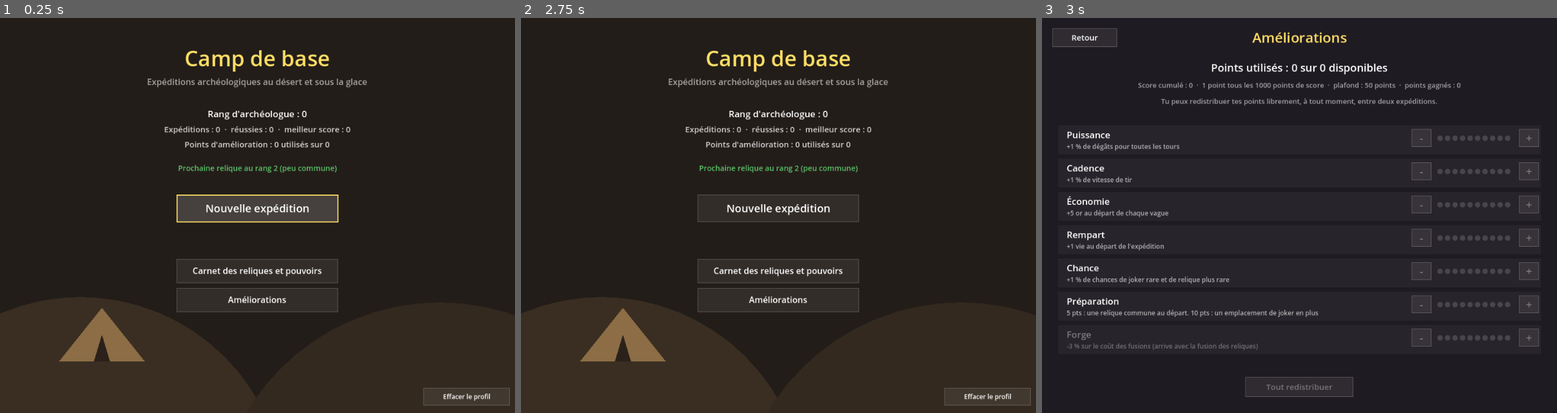
Above: before the commit, frames 1-3 (left to right).
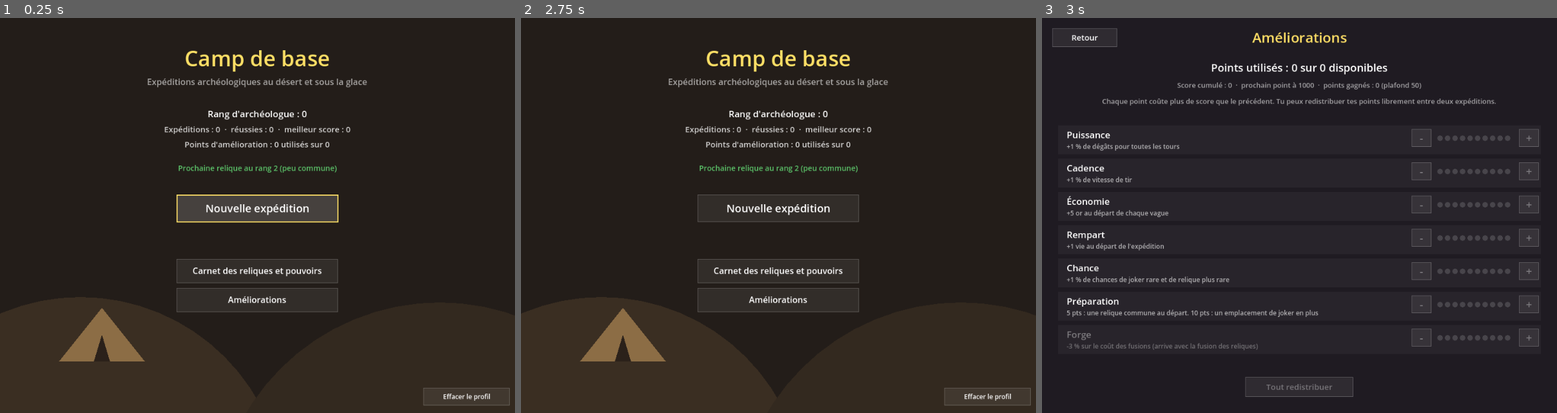
Above: after the commit, the same moments.

Repository: lamierizcoree/tower-defense-archeo
Game: Godot game, scene res://scenes/hub.tscn
Two runs of this game, one before a commit and one after it. Both use one fixed random seed, a clock stepped at 60 frames per second and the inputs below.
Inputs (mouse positions are in pixels of both pictures, inside the frame that each line leads up to):
- Up to frame 1 (0.25 s): no input
- Up to frame 2 (2.75 s): tap Enter at 0.5, 0.6, 2 s; move the mouse to (891, 195) at 0.52 s; click (891, 195) at 0.67 s; tap Space at 0.77, 1.25, 1.52 s; move the mouse to (675, 235) at 1.27 s; tap 1 at 1.35 s; click (675, 235) at 1.42 s; move the mouse to (830, 128) at 2.02 s; tap E at 2.1 s; click (830, 128) at 2.17 s
- Up to frame 3 (3 s): tap Space at 2.75 s; move the mouse to (1273, 294) at 2.77 s; tap F at 2.85 s; click (1273, 294) at 2.92 s

Frames 1-2 are identical in both runs. In frame 3, 0.9% of the frame differs, in the area x 11-89%, y 16-23%.

Commit message:
Rend chaque point d'amélioration plus cher que le précédent
Les 4 premiers points coûtent 1 000 de score, puis +250 par point.
50 points demandent environ 320 000 de score cumulé.

Co-Authored-By: Claude Opus 5.5 <noreply@anthropic.com>
Claude-Session: https://claude.ai/code/session_017Les4UNgp6wHmFov6jEZHg

Diff:
--- a/scripts/data/upgrades.gd
+++ b/scripts/data/upgrades.gd
@@ -1,12 +1,16 @@
 class_name Upgrades
 extends RefCounted
 ## Les améliorations permanentes (méta-progression), comme dans le document de concept.
-## Le score de chaque expédition s'ajoute au score cumulé : 1 point pour 1 000 points de score.
+## Le score de chaque expédition s'ajoute au score cumulé, qui donne des points d'amélioration.
+## Chaque point coûte plus cher que le précédent : les 4 premiers coûtent 1 000 de score chacun
+## (environ une expédition), puis chaque point coûte 250 de plus que le précédent.
 ## On répartit ses points librement entre les catégories, et on peut les redistribuer à tout moment
 ## au camp de base. Au plus 50 points peuvent être utilisés, alors que les catégories en
 ## accepteraient 60 : il faut faire des choix.
 
-const SCORE_PER_POINT := 1000
+const FIRST_POINT_COST := 1000   # prix des premiers points, en score cumulé
+const CHEAP_POINTS := 4          # nombre de points au prix de départ
+const COST_STEP := 250           # supplément pour chaque point suivant
 const CAP := 50
 const MAX_PER_CATEGORY := 10
 
@@ -23,5 +27,29 @@
 }
 
 
+## Score nécessaire pour gagner le n-ième point (n commence à 1).
+static func point_cost(n: int) -> int:
+	return FIRST_POINT_COST + COST_STEP * maxi(0, n - CHEAP_POINTS)
+
+
+## Score cumulé total nécessaire pour avoir n points.
+static func score_for_points(n: int) -> int:
+	var total := 0
+	for k in range(1, n + 1):
+		total += point_cost(k)
+	return total
+
+
+## Nombre de points gagnés avec un score cumulé (on s'arrête au plafond).
+static func points_for_score(score: int) -> int:
+	var n := 0
+	var needed := point_cost(1)
+	while score >= needed and n < CAP:
+		score -= needed
+		n += 1
+		needed = point_cost(n + 1)
+	return n
+
+
 static func get_upgrade(id: String) -> Dictionary:
 	return DATA[id]
--- a/scripts/end_screen.gd
+++ b/scripts/end_screen.gd
@@ -29,6 +29,7 @@
 		"",
 		"Rang d'archéologue : %d" % Profile.rank,
 		"Points d'amélioration gagnés : +%d   (total : %d)" % [Run.points_gained, Profile.points_earned()],
+		"Score cumulé : %d   ·   prochain point à %d" % [Profile.total_score, Profile.next_point_score()] if Profile.next_point_score() > 0 else "Tous les points sont gagnés",
 	]
 	for i in lines.size():
 		draw_string(font, Vector2(0, 280 + i * 34), lines[i], HORIZONTAL_ALIGNMENT_CENTER, Grid.SCREEN.x, 20, Color.WHITE)
--- a/scripts/profile.gd
+++ b/scripts/profile.gd
@@ -113,7 +113,15 @@
 # --- Améliorations -----------------------------------------------------------
 
 func points_earned() -> int:
-	return total_score / Upgrades.SCORE_PER_POINT
+	return Upgrades.points_for_score(total_score)
+
+
+## Score cumulé qu'il faut atteindre pour le prochain point (-1 si le plafond est atteint).
+func next_point_score() -> int:
+	var n := points_earned()
+	if n >= Upgrades.CAP:
+		return -1
+	return Upgrades.score_for_points(n + 1)
 
 
 ## Points qu'on peut répartir : ceux gagnés, dans la limite du plafond.
--- a/scripts/upgrades_screen.gd
+++ b/scripts/upgrades_screen.gd
@@ -48,10 +48,12 @@
 	var used := Profile.points_used()
 	var avail := Profile.points_available()
 	draw_string(font, Vector2(0, 100), "Points utilisés : %d sur %d disponibles" % [used, avail], HORIZONTAL_ALIGNMENT_CENTER, Grid.SCREEN.x, 20, Color.WHITE)
-	var info := "Score cumulé : %d  ·  1 point tous les %d points de score  ·  plafond : %d points  ·  points gagnés : %d" % [
-		Profile.total_score, Upgrades.SCORE_PER_POINT, Upgrades.CAP, Profile.points_earned()]
+	var next := Profile.next_point_score()
+	var next_text := "plafond atteint" if next < 0 else "prochain point à %d" % next
+	var info := "Score cumulé : %d  ·  %s  ·  points gagnés : %d (plafond %d)" % [
+		Profile.total_score, next_text, Profile.points_earned(), Upgrades.CAP]
 	draw_string(font, Vector2(0, 130), info, HORIZONTAL_ALIGNMENT_CENTER, Grid.SCREEN.x, 13, Color(1, 1, 1, 0.6))
-	draw_string(font, Vector2(0, 160), "Tu peux redistribuer tes points librement, à tout moment, entre deux expéditions.", HORIZONTAL_ALIGNMENT_CENTER, Grid.SCREEN.x, 13, Color(1, 1, 1, 0.6))
+	draw_string(font, Vector2(0, 160), "Chaque point coûte plus de score que le précédent. Tu peux redistribuer tes points librement entre deux expéditions.", HORIZONTAL_ALIGNMENT_CENTER, Grid.SCREEN.x, 13, Color(1, 1, 1, 0.6))
 
 	for i in Upgrades.ORDER.size():
 		var id: String = Upgrades.ORDER[i]
